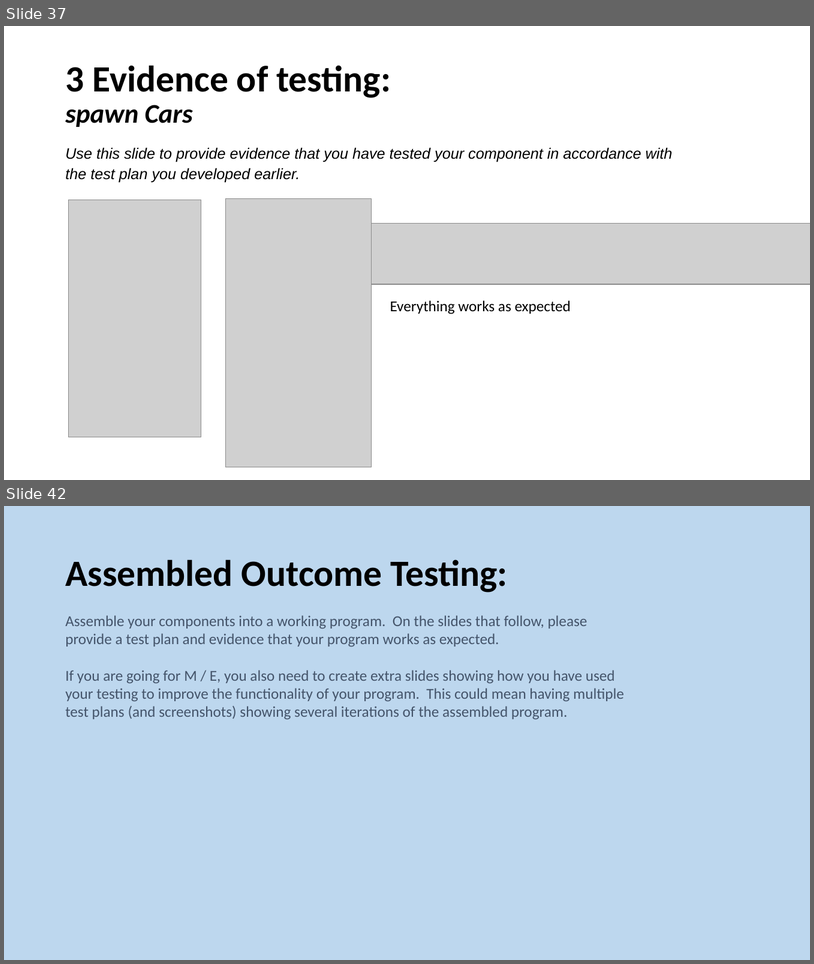
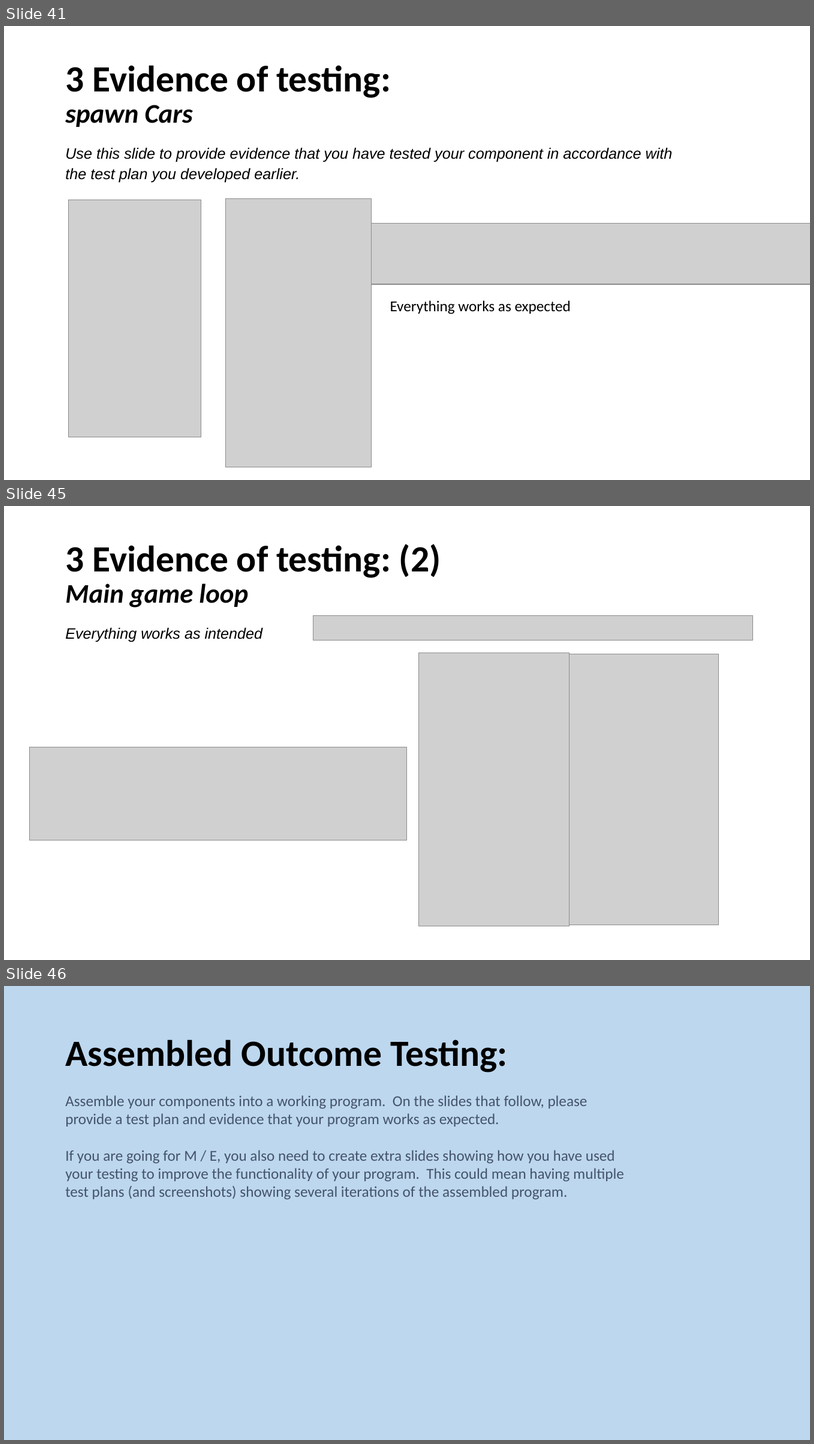
Before and after one commit to Samuel-Burgess/CS-Assesment-Programming, a slide deck: Documentation/3.7 and 3.8 Documentation Samuel Burgess.pptx. Shown one above the other, each under a label of ours: slides 37 and 42 before the commit, slides 41, 45 and 46 after it; the slides between them are not shown. The pictures are 814x964 and 814x1444 pixels, drawn with LibreOffice and Linux fonts; fonts in the diff are those of the drawing; grey boxes stand for pictures. Boxes give left, top, right and bottom in pixels: in the first picture for what was removed or moved away, otherwise in the second. Text is boxed around its words. In the diff, an @@ line names an element or a change of style, - is before the commit and + after.

```diff
--- a/Documentation/3.7 and 3.8 Documentation Samuel Burgess.pptx
+++ b/Documentation/3.7 and 3.8 Documentation Samuel Burgess.pptx
@@ slide 45 added at box(4, 506, 810, 960), background #FFFFFF @@
@@ title added at box(65, 544, 441, 607), 44 pt, text #000000, bold @@
+3 Evidence of testing: (2)
+Main game loop
@@ text added at box(65, 627, 263, 642), 18 pt, text #000000, italic @@
+Everything works as intended
@@ picture added at box(314, 615, 753, 640) @@
@@ picture added at box(419, 653, 570, 926) @@
@@ picture added at box(570, 654, 719, 925) @@
@@ picture added at box(30, 747, 408, 840) @@
@@ what was slide 37 is now slide 41 @@
@@ what was slide 42 is now slide 46 @@
```
Also in this commit, not shown: 5 slides changed, 7 other slides added, 1 slide removed, 6 other files.
